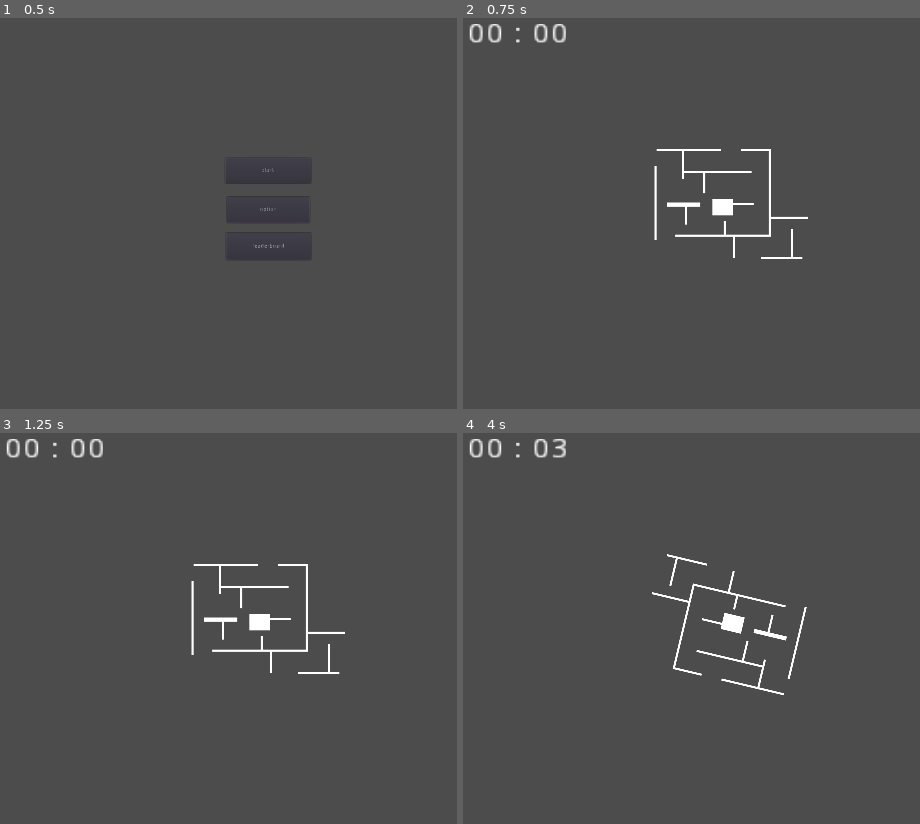
Above: before the commit, frames 1-4 (two rows, left to right).
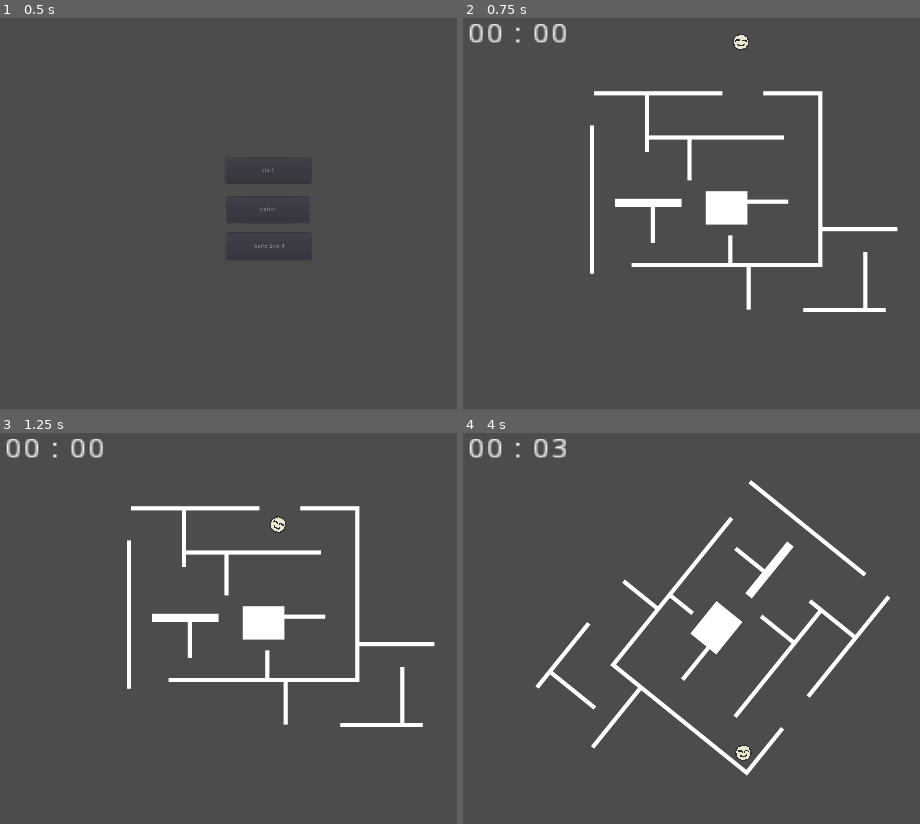
Above: after the commit, the same moments.

Repository: dante-ventura/scorespace-jam-game
Game: Godot game, scene res://scenes/HomeBase.tscn
Two runs of this game, one before a commit and one after it. Both use one fixed random seed, a clock stepped at 60 frames per second and the inputs below.
Inputs:
- Up to frame 1 (0.5 s): no input
- Up to frame 2 (0.75 s): click "leaderboard" at 0.5 s
- Up to frame 3 (1.25 s): no input
- Up to frame 4 (4 s): hold Right (gameplay_rotate_right) 1.28-2.03 s; hold Left (gameplay_rotate_left) 2.03-2.78 s; hold Right (gameplay_rotate_right) from 2.78 s (still down)

Frame 1 is identical in both runs. In frame 2, 5.2% of the frame differs, in the area x 27-96%, y 4-76%; in frame 3, 5.2%; in frame 4, 5.4%, in the area x 15-94%, y 12-88%.

Commit message:
Prototype player (#8)
* add spawn position node in MazeBase

* remove old spawn point code

* Pause (#5) (#6)

* adding timer

* fix dante

* adding timer

* adding timer

* adding timer

* adding pause

* adding pause

Co-authored-by: Dante Ventura <magicman1928@gmail.com>

Co-authored-by: thecodemonkey-sudo <80733120+thecodemonkey-sudo@users.noreply.github.com>

* add player prototype, add scene/level manager, account for delta in rotations (it actually was an issue)

* add finish line mechanics

Co-authored-by: Dante Ventura <dante.g.ventura@gmail.com>
Co-authored-by: thecodemonkey-sudo <80733120+thecodemonkey-sudo@users.noreply.github.com>

Diff:
--- a/scenes/GameScene.tscn
+++ b/scenes/GameScene.tscn
@@ -1,15 +1,13 @@
 [gd_scene load_steps=4 format=2]
 
-[ext_resource path="res://scenes/MazePrototype.tscn" type="PackedScene" id=1]
+[ext_resource path="res://scripts/GameScene.gd" type="Script" id=1]
 [ext_resource path="res://scripts/Timer.gd" type="Script" id=2]
 [ext_resource path="res://scripts/Pause.gd" type="Script" id=3]
 
 [node name="GameScene" type="Node2D"]
+script = ExtResource( 1 )
 
-[node name="MazePrototype" parent="." instance=ExtResource( 1 )]
-position = Vector2( 950, 521 )
-
-[node name="TimerLabel" type="Label" parent="."]
+[node name="Timer" type="Label" parent="."]
 margin_left = 324.0
 margin_top = 76.0
 margin_right = 363.0
--- a/scenes/MazeBase.tscn
+++ b/scenes/MazeBase.tscn
@@ -1,9 +1,17 @@
-[gd_scene load_steps=2 format=2]
+[gd_scene load_steps=3 format=2]
 
 [ext_resource path="res://scripts/MazeBase.gd" type="Script" id=2]
 
-[node name="MazeBase" type="Node2D"]
+[sub_resource type="RectangleShape2D" id=1]
+extents = Vector2( 44.5, 10 )
+
+[node name="MazeBase" type="Node2D" groups=["Maze"]]
 position = Vector2( 512, 300 )
 script = ExtResource( 2 )
 
 [node name="SpawnPosition" type="Position2D" parent="."]
+
+[node name="EndGoal" type="Area2D" parent="."]
+
+[node name="CollisionShape2D" type="CollisionShape2D" parent="EndGoal"]
+shape = SubResource( 1 )
--- a/scenes/MazePrototype.tscn
+++ b/scenes/MazePrototype.tscn
@@ -55,9 +55,11 @@
 extents = Vector2( 33.5, 2.5 )
 
 [node name="MazePrototype" instance=ExtResource( 1 )]
-position = Vector2( 924, 515 )
+position = Vector2( 932, 523 )
 
 [node name="MazeBody" type="KinematicBody2D" parent="." index="0"]
+position = Vector2( 39, 0 )
+scale = Vector2( 2, 2 )
 
 [node name="Sprite" type="Sprite" parent="MazeBody" index="0"]
 texture = ExtResource( 2 )
@@ -131,4 +133,11 @@
 shape = SubResource( 17 )
 
 [node name="SpawnPosition" parent="." index="1"]
-position = Vector2( 12, -200 )
+
+position = Vector2( 51, -410 )
+
+[node name="EndGoal" parent="." index="2"]
+position = Vector2( -222, 136 )
+
+[node name="CollisionShape2D" parent="EndGoal" index="0"]
+position = Vector2( -34.5, 0 )
--- /dev/null
+++ b/scenes/Player.tscn
@@ -0,0 +1,19 @@
+[gd_scene load_steps=3 format=2]
+
+[ext_resource path="res://assets/prototype_player.png" type="Texture" id=1]
+
+[sub_resource type="CircleShape2D" id=1]
+radius = 21.0
+
+[node name="Player" type="RigidBody2D" groups=["Player"]]
+position = Vector2( 962, 456 )
+gravity_scale = 8.0
+applied_torque = 500.0
+
+[node name="Sprite" type="Sprite" parent="."]
+scale = Vector2( 1.5, 1.5 )
+texture = ExtResource( 1 )
+
+[node name="CollisionShape2D" type="CollisionShape2D" parent="."]
+position = Vector2( -2, 0 )
+shape = SubResource( 1 )
--- /dev/null
+++ b/scripts/GameScene.gd
@@ -0,0 +1,40 @@
+extends Node2D
+
+export(int) var current_level = 0
+
+var player = preload("res://scenes/Player.tscn").instance()
+var levels = {
+	1: preload("res://scenes/MazePrototype.tscn").instance()
+}
+
+func _ready():
+	next_level()
+
+# Switches to next level in dict, if there is no next,
+# return false, true otherwise
+func next_level():
+	if current_level in levels:
+		remove_child(levels[current_level])
+	if player.is_inside_tree():
+		remove_child(player)
+	current_level += 1
+	if !current_level in levels:
+		show_leaderboard()
+		return
+
+	var new_level = levels[current_level]
+	assert(new_level.is_in_group("Maze"))
+
+	add_child(new_level)
+	new_level.get_node("EndGoal").connect("body_exited", self, "_exited_end_goal")
+	player.set_position(levels[current_level].get_node("SpawnPosition").global_position)
+	add_child(player)
+
+func _exited_end_goal(body: Node):
+	if !body.is_in_group("Player"):
+		return
+	call_deferred("next_level")
+
+func show_leaderboard():
+	get_node("Timer").timer_on = false
+	# Load leaderboard scene and send new time
--- a/scripts/MazeBase.gd
+++ b/scripts/MazeBase.gd
@@ -1,7 +1,7 @@
 extends Node2D
 
-export var rotation_speed = 0.005
-export var max_rotation_speed = 0.05
+export var rotation_speed = 0.2
+export var max_rotation_speed = 2.0
 var rotation_rad = 0
 
 # Called when the node enters the scene tree for the first time.
@@ -18,6 +18,6 @@
 	if Input.is_action_pressed("gameplay_rotate_right"):
 		rotation_rad = min(rotation_rad+rotation_speed, max_rotation_speed)
 
-func _physics_process(_delta):
+func _physics_process(delta):
 	get_input()
-	rotate(rotation_rad)
+	rotate(rotation_rad*delta)
Binary file added: assets/prototype_player.png
Not shown, added: assets/prototype_player.png.import
